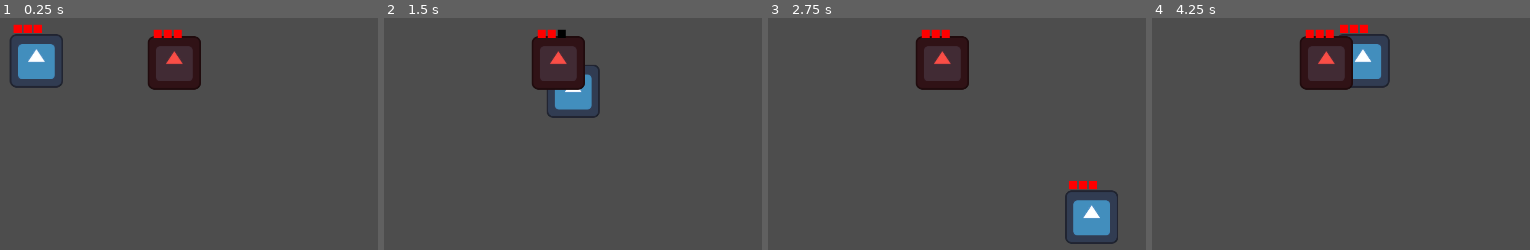
Above: before the commit, frames 1-4 (left to right).
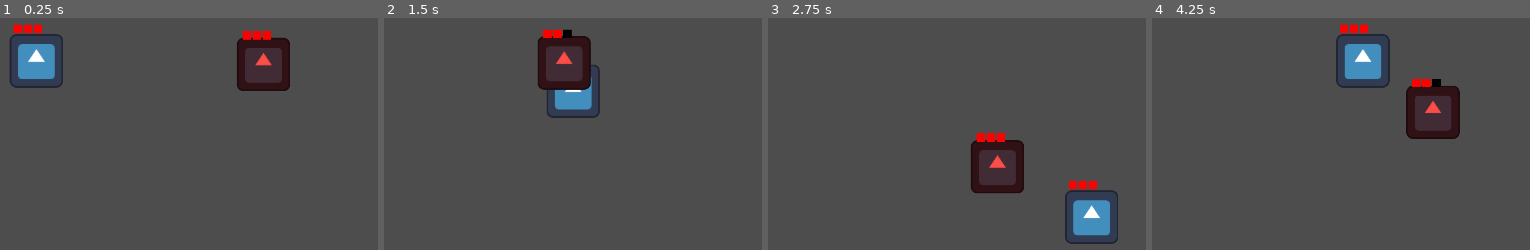
Above: after the commit, the same moments.

Repository: MamaDespik/GGJ-1
Game: Godot game, scene res://test.tscn
The game is run twice, just before and just after one commit, with the same random seed, the same clock (stepped at 60 frames per second) and the same inputs. The engine's default icon, where the game draws it, is replaced by a stand-in: a white triangle on a blue panel in a dark square.
Inputs (mouse positions are in pixels of both pictures, inside the frame that each line leads up to):
- Up to frame 1 (0.25 s): no input
- Up to frame 2 (1.5 s): tap Enter (ui_accept) at 0.5, 0.77 s; move the mouse to (outside the picture) at 0.52 s; hold D (move_right) 0.53-1.28 s; hold Mouse wheel up (change_highlight_left) 0.53-1.28 s; move the mouse to (565, 147) at 1.27 s; hold S (move_down) from 1.28 s (still down); tap Mouse wheel down (change_highlight_right) at 1.35 s
- Up to frame 3 (2.75 s): tap Enter (ui_accept) at 1.52 s; move the mouse to (outside the picture) at 2.02 s; release S (move_down) at 2.03 s; press the mouse at (outside the picture) at 2.03 s; hold D (move_right) from 2.03 s (still down)
- Up to frame 4 (4.25 s): move the mouse to (1454, 215) at 2.77 s; release D (move_right) at 2.78 s; release the mouse at (1454, 215) at 2.78 s; hold W (move_up) 2.78-3.53 s; tap Mouse wheel up (change_highlight_left) at 2.85 s; tap Enter (ui_accept) at 3.02, 3.77 s; move the mouse to (outside the picture) at 3.52 s; hold A (move_left) from 3.53 s (still down); hold Mouse wheel down (change_highlight_right) from 3.53 s (still down)

The runs differ from the first frame. In frame 1, 6.8% of the frame differs, in the area x 39-77%, y 4-32%; in frame 2, 1.6%; in frame 3, 6.8%; in frame 4, 6.9%, in the area x 39-82%, y 4-53%.
Error before the commit: Parse Error: Class "State" hides a global script class. (res://StateMachine/state.tscn::GDScript_tfnav:2)

Commit message:
Enemy Approaching and Attack Stub

Diff:
--- a/godovelopment-game-jam-1/Enemy/enemy.gd
+++ b/godovelopment-game-jam-1/Enemy/enemy.gd
@@ -2,9 +2,9 @@
 class_name Enemy
 
 @export var sight_range:float = 500
-@export var attack_range:float = 50
-
-var player:Player
+@export var attack_range:float = 200
+@export var speed:float = 300
+@export var player:Player
 
 @onready var health_module: HealthModule = $HealthModule
 @onready var state_machine: StateMachine = $StateMachine
@@ -12,6 +12,18 @@
 func _ready() -> void:
 	state_machine.init(self)
 	state_machine.start()
+	return
+
+func _process(delta):
+	state_machine.process_frame(delta)
+	return
+
+func _physics_process(delta: float) -> void:
+	state_machine.process_physics(delta)
+	return
+
+func _input(event):
+	state_machine.process_input(event)
 	return
 
 func _on_health_module_died() -> void:
--- a/godovelopment-game-jam-1/Enemy/enemy.tscn
+++ b/godovelopment-game-jam-1/Enemy/enemy.tscn
@@ -6,6 +6,8 @@
 [ext_resource type="PackedScene" uid="uid://ccg26bgjvfxse" path="res://Modules/health_module.tscn" id="2_eqilm"]
 [ext_resource type="PackedScene" uid="uid://bvgf768latsby" path="res://Modules/hurt_box.tscn" id="4_ncf7h"]
 [ext_resource type="PackedScene" uid="uid://bik66dxa52cs1" path="res://StateMachine/EnemyStates/enemy_idle_state.tscn" id="6_m6jha"]
+[ext_resource type="PackedScene" uid="uid://6g53nkc1vnfb" path="res://StateMachine/EnemyStates/enemy_approaching_state.tscn" id="7_glvfu"]
+[ext_resource type="PackedScene" uid="uid://c8tkr8qmg6pui" path="res://StateMachine/EnemyStates/enemy_attacking_state.tscn" id="8_0rspp"]
 
 [sub_resource type="RectangleShape2D" id="RectangleShape2D_eqilm"]
 size = Vector2(117, 118)
@@ -34,7 +36,17 @@
 [node name="StateMachine" parent="." node_paths=PackedStringArray("starting_state") instance=ExtResource("2_am0pq")]
 starting_state = NodePath("EnemyIdleState")
 
-[node name="EnemyIdleState" parent="StateMachine" instance=ExtResource("6_m6jha")]
+[node name="EnemyIdleState" parent="StateMachine" node_paths=PackedStringArray("enemy_approaching_state", "enemy_attacking_state") instance=ExtResource("6_m6jha")]
+enemy_approaching_state = NodePath("../EnemyApproachingState")
+enemy_attacking_state = NodePath("../EnemyAttackingState")
+
+[node name="EnemyApproachingState" parent="StateMachine" node_paths=PackedStringArray("enemy_idle_state", "enemy_attacking_state") instance=ExtResource("7_glvfu")]
+enemy_idle_state = NodePath("../EnemyIdleState")
+enemy_attacking_state = NodePath("../EnemyAttackingState")
+
+[node name="EnemyAttackingState" parent="StateMachine" node_paths=PackedStringArray("enemy_idle_state", "enemy_approaching_state") instance=ExtResource("8_0rspp")]
+enemy_idle_state = NodePath("../EnemyIdleState")
+enemy_approaching_state = NodePath("../EnemyApproachingState")
 
 [connection signal="died" from="HealthModule" to="." method="_on_health_module_died"]
 [connection signal="hurt" from="HurtBox" to="." method="_on_hurt_box_hurt"]
--- a/godovelopment-game-jam-1/Player/player.gd
+++ b/godovelopment-game-jam-1/Player/player.gd
@@ -48,7 +48,7 @@
 	return
 
 
-func _on_animation_player_current_animation_changed(animation_name: String) -> void:
+func _on_animation_player_current_animation_changed(_animation_name: String) -> void:
 	#print("Animation Started: ", animation_name)
 	return
 
--- a/godovelopment-game-jam-1/Player/player.tscn
+++ b/godovelopment-game-jam-1/Player/player.tscn
@@ -86,5 +86,4 @@
 
 [connection signal="died" from="HealthModule" to="." method="_on_health_module_died"]
 [connection signal="hurt" from="HurtBox" to="." method="_on_hurt_box_hurt"]
-[connection signal="animation_changed" from="AnimationPlayer" to="." method="_on_animation_player_animation_changed"]
 [connection signal="current_animation_changed" from="AnimationPlayer" to="." method="_on_animation_player_current_animation_changed"]
--- /dev/null
+++ b/godovelopment-game-jam-1/StateMachine/EnemyStates/enemy_approaching_state.gd
@@ -0,0 +1,27 @@
+extends State
+class_name EnemyApproachingState
+
+@export var enemy_idle_state:State
+@export var enemy_attacking_state:State
+
+var enemy_parent:Enemy
+
+func enter():
+	enemy_parent = parent
+	return
+
+func process_physics(delta:float) -> State:
+	var distance_to_player = enemy_parent.position.distance_to(enemy_parent.player.position)
+	if distance_to_player <= enemy_parent.attack_range:
+		return enemy_attacking_state
+	if distance_to_player > enemy_parent.sight_range:
+		return enemy_idle_state
+
+	#approach player
+	var global_current := enemy_parent.global_position
+	var global_target := enemy_parent.player.global_position
+	var movement_factor:float = enemy_parent.speed * delta
+	var motion:Vector2 = global_current.move_toward(global_target, movement_factor) - global_current
+
+	enemy_parent.move_and_collide(motion)
+	return
--- /dev/null
+++ b/godovelopment-game-jam-1/StateMachine/EnemyStates/enemy_approaching_state.tscn
@@ -0,0 +1,7 @@
+[gd_scene load_steps=3 format=3 uid="uid://6g53nkc1vnfb"]
+
+[ext_resource type="PackedScene" uid="uid://ca3te81uwksxf" path="res://StateMachine/state.tscn" id="1_oikoj"]
+[ext_resource type="Script" uid="uid://ctacljcj3f6gn" path="res://StateMachine/EnemyStates/enemy_approaching_state.gd" id="2_p4k01"]
+
+[node name="EnemyApproachingState" instance=ExtResource("1_oikoj")]
+script = ExtResource("2_p4k01")
--- /dev/null
+++ b/godovelopment-game-jam-1/StateMachine/EnemyStates/enemy_attacking_state.gd
@@ -0,0 +1,22 @@
+extends State
+class_name EnemyAttackingState
+
+@export var enemy_idle_state:State
+@export var enemy_approaching_state:State
+
+var enemy_parent:Enemy
+
+func enter():
+	enemy_parent = parent
+	return
+
+func process_physics(_delta:float) -> State:
+	var distance_to_player = enemy_parent.position.distance_to(enemy_parent.player.position)
+	if distance_to_player > enemy_parent.sight_range:
+		return enemy_idle_state
+	if distance_to_player > enemy_parent.attack_range:
+		return enemy_approaching_state
+
+	#kick off attack once
+
+	return
--- /dev/null
+++ b/godovelopment-game-jam-1/StateMachine/EnemyStates/enemy_attacking_state.tscn
@@ -0,0 +1,7 @@
+[gd_scene load_steps=3 format=3 uid="uid://c8tkr8qmg6pui"]
+
+[ext_resource type="PackedScene" uid="uid://ca3te81uwksxf" path="res://StateMachine/state.tscn" id="1_80e18"]
+[ext_resource type="Script" uid="uid://4cynyt6f0ad4" path="res://StateMachine/EnemyStates/enemy_attacking_state.gd" id="2_80e18"]
+
+[node name="EnemyAttackingState" instance=ExtResource("1_80e18")]
+script = ExtResource("2_80e18")
--- a/godovelopment-game-jam-1/StateMachine/EnemyStates/enemy_idle_state.gd
+++ b/godovelopment-game-jam-1/StateMachine/EnemyStates/enemy_idle_state.gd
@@ -10,7 +10,7 @@
 	enemy_parent = parent
 	return
 
-func process_frame(delta:float) -> State:
+func process_frame(_delta:float) -> State:
 	var distance_to_player = enemy_parent.position.distance_to(enemy_parent.player.position)
 	if  distance_to_player <= enemy_parent.attack_range:
 		return enemy_attacking_state
--- a/godovelopment-game-jam-1/StateMachine/state.tscn
+++ b/godovelopment-game-jam-1/StateMachine/state.tscn
@@ -1,26 +1,6 @@
 [gd_scene load_steps=2 format=3 uid="uid://ca3te81uwksxf"]
 
-[sub_resource type="GDScript" id="GDScript_tfnav"]
-script/source = "extends Node
-class_name State
-
-var parent: Node
-
-func enter():
-	return
-
-func exit():
-	return
-
-func process_frame(_delta: float) -> State:
-	return null
-
-func process_physics(_delta: float) -> State:
-	return null
-
-func process_input(_event: InputEvent) -> State:
-	return null
-"
+[ext_resource type="Script" uid="uid://cwi5c3gded1m7" path="res://StateMachine/state.gd" id="1_kd6ey"]
 
 [node name="State" type="Node"]
-script = SubResource("GDScript_tfnav")
+script = ExtResource("1_kd6ey")
--- a/godovelopment-game-jam-1/test.tscn
+++ b/godovelopment-game-jam-1/test.tscn
@@ -8,5 +8,7 @@
 [node name="Player" parent="." instance=ExtResource("1_8uh7m")]
 position = Vector2(229, 386)
 
-[node name="Enemy" parent="." instance=ExtResource("2_6uqi0")]
-position = Vector2(560, 391)
+[node name="Enemy" parent="." node_paths=PackedStringArray("player") instance=ExtResource("2_6uqi0")]
+position = Vector2(844, 396)
+sight_range = 1000.0
+player = NodePath("../Player")
Not shown: 1 places in godovelopment-game-jam-1/Enemy/enemy.tscn that only renumber resources
Not shown, added: godovelopment-game-jam-1/StateMachine/EnemyStates/enemy_approaching_state.gd.uid
Not shown, added: godovelopment-game-jam-1/StateMachine/EnemyStates/enemy_attacking_state.gd.uid
Not shown, changed: TODO.txt
